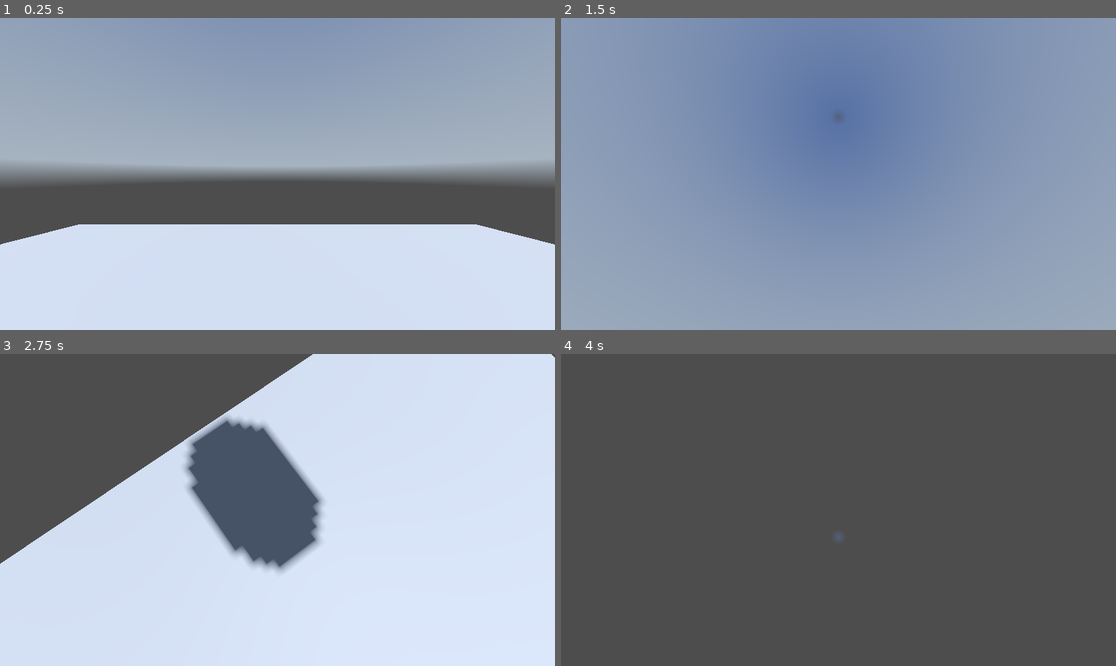
Above: before the commit, frames 1-4 (two rows, left to right).
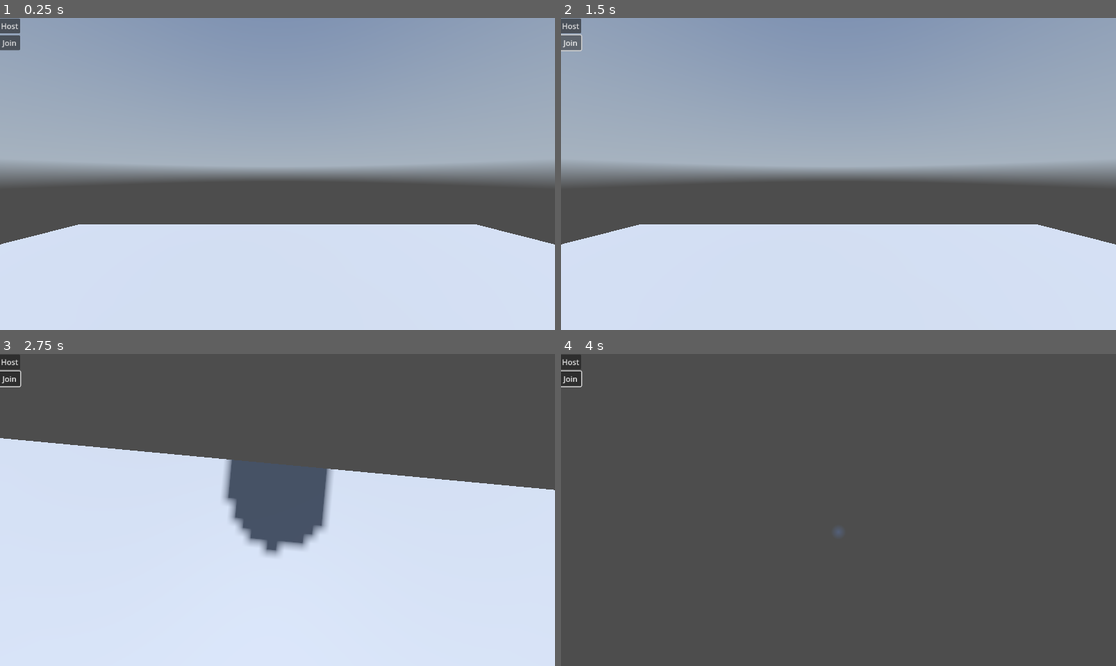
Above: after the commit, the same moments.

Repository: CaptainAsh444/GTA-Repository
Game: Godot game, scene res://data/scenes/world.tscn
Same seed, same stepped clock (60 frames per second), same inputs: the game is played once before the commit and once after it. A sky picture missing from this copy of the repository is replaced by a grey-blue gradient.
Inputs (mouse positions are in pixels of both pictures, inside the frame that each line leads up to):
- Up to frame 1 (0.25 s): no input
- Up to frame 2 (1.5 s): click (572, 24) at 0.5 s, where only the run after the commit has a clickable "Host"; click (572, 42) at 1.25 s, where only the run after the commit has a clickable "Join"
- Up to frame 3 (2.75 s): move the mouse to (305, 510) at 2.02 s; hold W (up) from 2.03 s (still down)
- Up to frame 4 (4 s): keep holding W (up); move the mouse to (810, 510) at 2.77 s; move the mouse to (849, 503) at 3.52 s

The runs differ from the first frame. In frame 1, 0.3% of the frame differs, in the area x 0-4%, y 0-11%; in frame 2, 77%, in the area x 0-100%, y 0-100%; in frame 3, 31%; in frame 4, 0.4%.

Commit message:
Multiplayer UI

Diff:
--- /dev/null
+++ b/get-the-apple/data/scenes/multiplayer_ui.tscn
@@ -0,0 +1,41 @@
+[gd_scene load_steps=2 format=3 uid="uid://cmlyjc2trp2bq"]
+
+[ext_resource type="Script" uid="uid://ce50m2o7t5ldm" path="res://data/scenes/multiplayer_ui.gd" id="1_3tbqo"]
+
+[node name="Multiplayer UI" type="CanvasLayer"]
+script = ExtResource("1_3tbqo")
+
+[node name="Multiplayer" type="Control" parent="."]
+layout_mode = 3
+anchors_preset = 0
+offset_right = 40.0
+offset_bottom = 40.0
+size_flags_horizontal = 6
+size_flags_vertical = 6
+
+[node name="VBoxContainer" type="VBoxContainer" parent="Multiplayer"]
+layout_mode = 1
+anchors_preset = 8
+anchor_left = 0.5
+anchor_top = 0.5
+anchor_right = 0.5
+anchor_bottom = 0.5
+offset_left = -22.0
+offset_top = -46.5
+offset_right = 22.0
+offset_bottom = 46.5
+grow_horizontal = 2
+grow_vertical = 2
+
+[node name="Title" type="Label" parent="Multiplayer/VBoxContainer"]
+layout_mode = 2
+size_flags_horizontal = 4
+text = "GTA"
+
+[node name="Host" type="Button" parent="Multiplayer/VBoxContainer"]
+layout_mode = 2
+text = "Host"
+
+[node name="Join" type="Button" parent="Multiplayer/VBoxContainer"]
+layout_mode = 2
+text = "Join"
--- /dev/null
+++ b/get-the-apple/data/scenes/world.gd
@@ -0,0 +1 @@
+extends Node3D
--- a/get-the-apple/data/scenes/world.tscn
+++ b/get-the-apple/data/scenes/world.tscn
@@ -1,7 +1,8 @@
-[gd_scene load_steps=6 format=3 uid="uid://cvr4wjawqjv0e"]
+[gd_scene load_steps=7 format=3 uid="uid://cvr4wjawqjv0e"]
 
 [ext_resource type="PackedScene" uid="uid://ksbrnp203vgm" path="res://data/scenes/player.tscn" id="1_1w2rp"]
 [ext_resource type="Texture2D" uid="uid://cl0vo48b7eil0" path="res://assets/kloppenheim_06_puresky_4k.exr" id="2_c8ggi"]
+[ext_resource type="PackedScene" uid="uid://cmlyjc2trp2bq" path="res://data/scenes/multiplayer_ui.tscn" id="3_wtkja"]
 
 [sub_resource type="PanoramaSkyMaterial" id="PanoramaSkyMaterial_wtkja"]
 panorama = ExtResource("2_c8ggi")
@@ -22,10 +23,6 @@
 
 [node name="player" parent="." instance=ExtResource("1_1w2rp")]
 transform = Transform3D(1, 0, 0, 0, 1, 0, 0, 0, 1, 0.00189245, 0, 0.452939)
-speed = 100
-gravity = -50
-jumpHeight = 20
-sens = -0.01
 
 [node name="DirectionalLight3D" type="DirectionalLight3D" parent="."]
 transform = Transform3D(1, 0, 0, 0, 0.434398, 0.900721, 0, -0.900721, 0.434398, 0, 0, 0)
@@ -33,3 +30,5 @@
 
 [node name="WorldEnvironment" type="WorldEnvironment" parent="."]
 environment = SubResource("Environment_t61oy")
+
+[node name="Multiplayer UI" parent="." instance=ExtResource("3_wtkja")]
Empty file added: get-the-apple/data/scenes/multiplayer_ui.gd
Not shown, added: get-the-apple/data/scenes/multiplayer_ui.gd.uid
Not shown, added: get-the-apple/data/scenes/world.gd.uid
